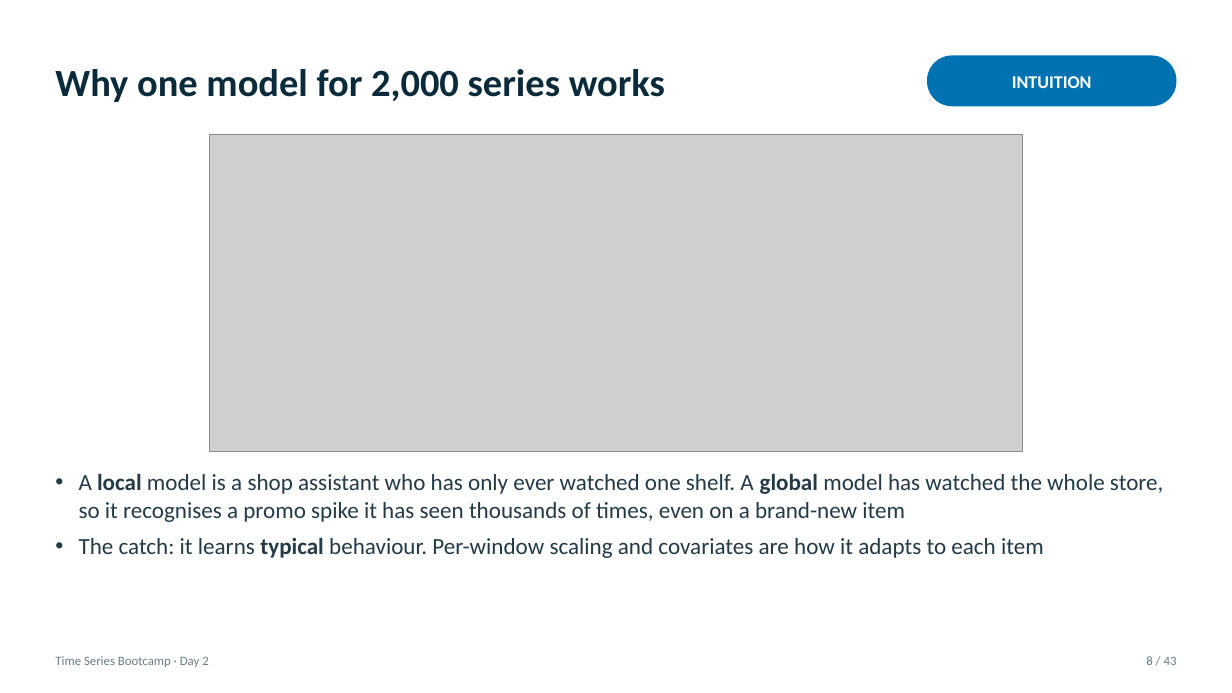
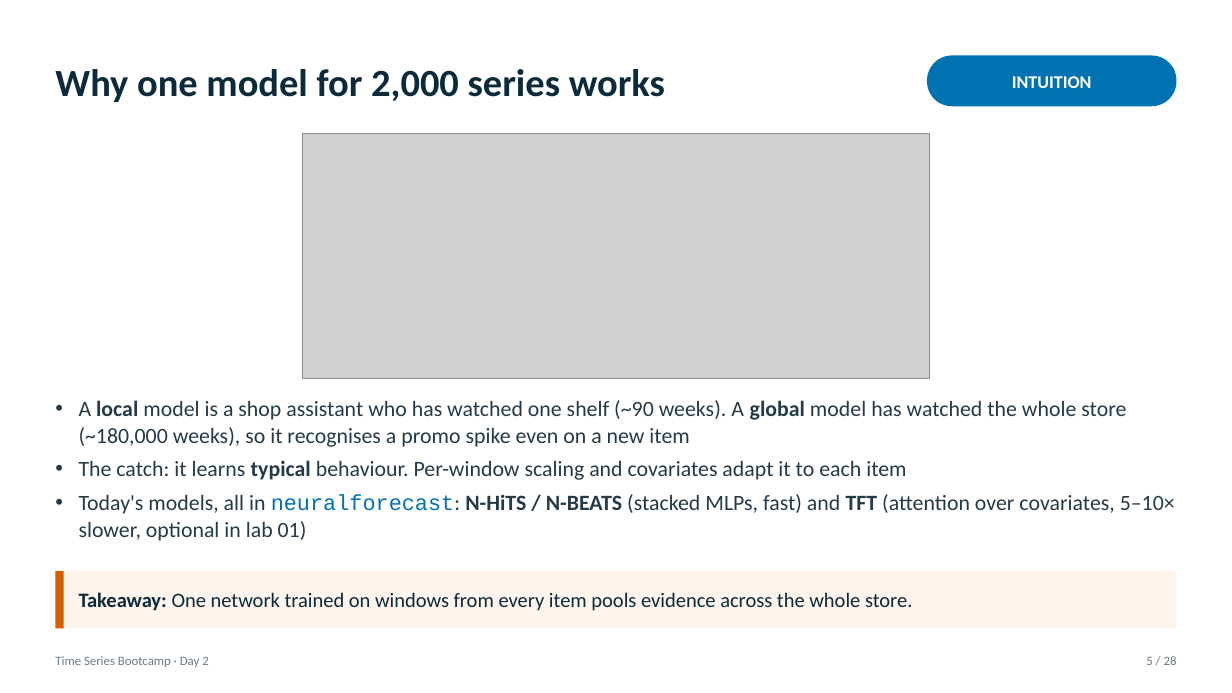
Before and after one commit to tackes/time-series-forecasting-bootcamp, a slide deck: slide 5 of day2_neural/slides/day2_slides.pptx (slide 8 before the commit). Drawn at 1232x693 pixels with LibreOffice and Linux fonts; fonts in the diff are those of the drawing; grey boxes stand for pictures. Boxes give left, top, right and bottom in pixels: in the first picture for what was removed or moved away, otherwise in the second. Text is boxed around its words. In the diff, an @@ line names an element or a change of style, - is before the commit and + after.

```diff
--- a/day2_neural/slides/day2_slides.pptx
+++ b/day2_neural/slides/day2_slides.pptx
@@ picture: place and size @@
-picture at <box>210,134,1023,451</box>
+picture at <box>302,134,930,379</box>
@@ text at <box>79,400,1175,541</box>: text changed; size 18 to 17 pt @@
-• A local model is a shop assistant who has only ever watched one shelf. A global model has watched the whole store, so it recognises a promo spike it has seen thousands of times, even on a brand-new item
-• The catch: it learns typical behaviour. Per-window scaling and covariates are how it adapts to each item
+• A local model is a shop assistant who has watched one shelf (~90 weeks). A global model has watched the whole store (~180,000 weeks), so it recognises a promo spike even on a new item
+• The catch: it learns typical behaviour. Per-window scaling and covariates adapt it to each item
+• Today's models, all in neuralforecast: N-HiTS / N-BEATS (stacked MLPs, fast) and TFT (attention over covariates, 5–10× slower, optional in lab 01)
@@ rectangle added at <box>55,571,1177,628</box>, fill #FFF4EC @@
@@ rectangle added at <box>55,571,64,628</box>, fill #D55E00 @@
@@ text added at <box>79,592,912,611</box>, 16 pt, text #0B2A3A @@
+Takeaway: One network trained on windows from every item pools evidence across the whole store.
@@ text at <box>1146,656,1177,665</box>: text changed @@
-8 / 43
+5 / 28
```
Also in this commit, not shown: 17 other slides changed, 8 slides added, 23 slides removed, 26 other files.
